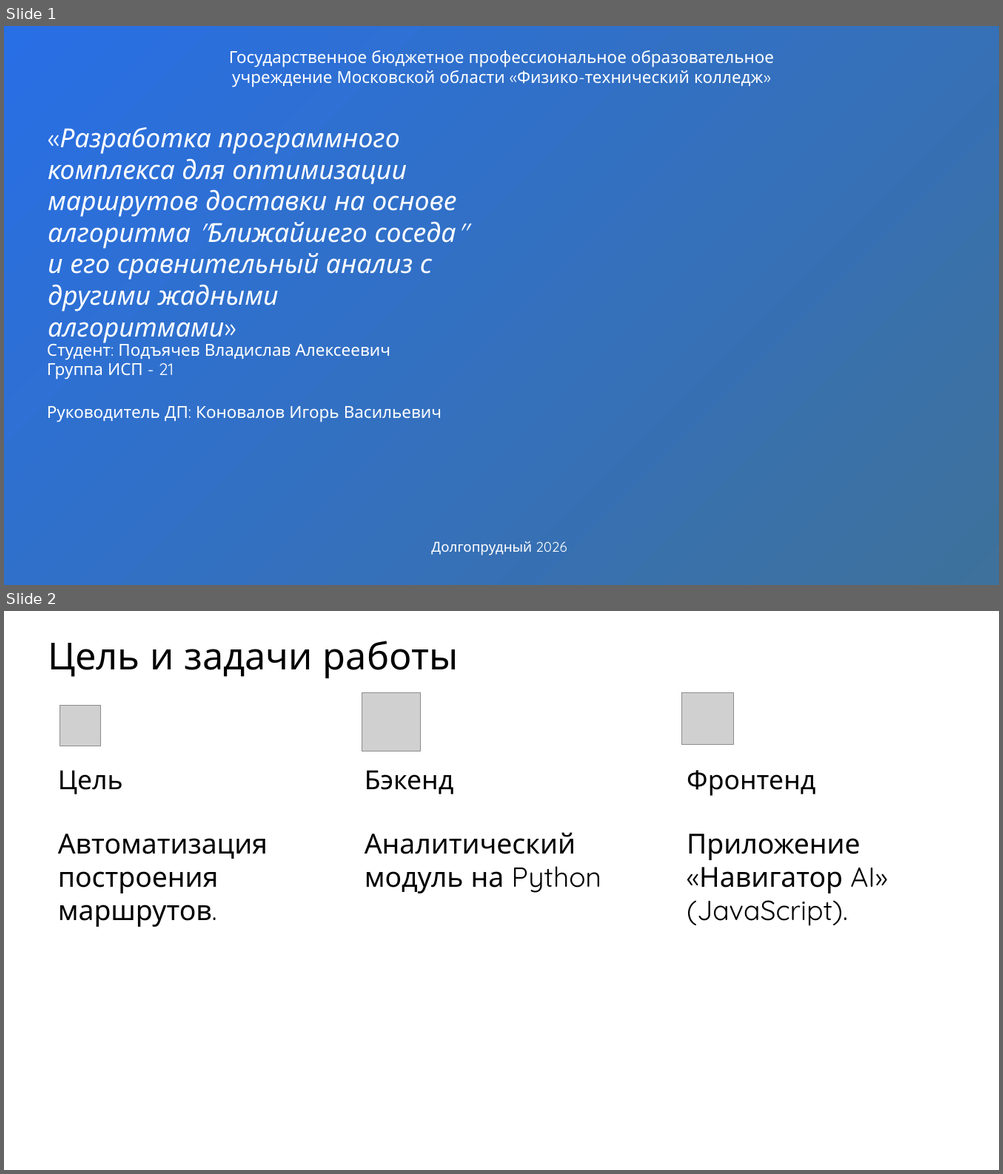
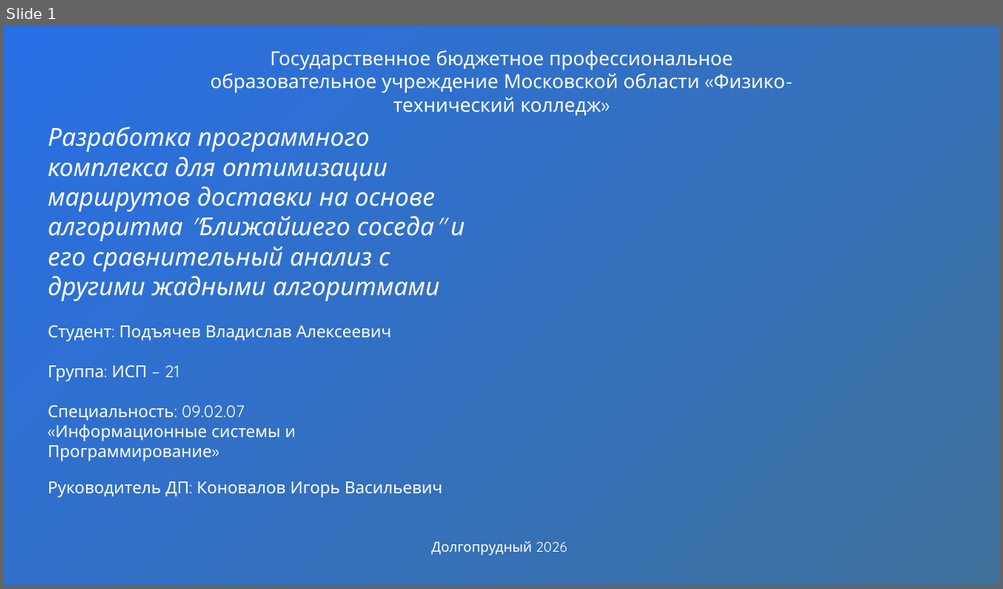
Before and after one commit to darinbtw/Machine_learning_to_optimize_processes_in_logistics, a slide deck: Презентация ДП Подъячев.pptx. Shown one above the other, each under a label of ours: slides 1 and 2 before the commit, slide 1 after it. The pictures are 1003x1174 and 1003x589 pixels, drawn with LibreOffice and Linux fonts; fonts in the diff are those of the drawing; grey boxes stand for pictures; background and template pictures are left out. Boxes give left, top, right and bottom in pixels: in the first picture for what was removed or moved away, otherwise in the second. Text is boxed around its words. In the diff, an @@ line names an element or a change of style, - is before the commit and + after.

```diff
--- a/Презентация ДП Подъячев.pptx
+++ b/Презентация ДП Подъячев.pptx
@@ slide 2 removed at bbox=[4, 611, 999, 1170], background #FFFFFF @@
@@ title removed at bbox=[48, 641, 458, 678] @@
-Цель и задачи работы
@@ picture removed at bbox=[362, 692, 420, 751] @@
@@ picture removed at bbox=[681, 692, 733, 744] @@
@@ picture removed at bbox=[60, 706, 100, 746] @@
@@ text removed at bbox=[58, 770, 267, 927] @@
-Цель
-Автоматизация построения маршрутов.
@@ text removed at bbox=[364, 770, 601, 894] @@
-Бэкенд
-Аналитический модуль на Python
@@ text removed at bbox=[686, 770, 887, 926] @@
-Фронтенд
-Приложение «Навигатор AI» (JavaScript).
@@ slide 1 changed as well @@
@@ text "Государственное бюджетное профессиональное образовательное у ...": place and size @@
-text "Государственное бюджетное профессиональное образовательное у ..." at bbox=[229, 50, 774, 87]
+text "Государственное бюджетное профессиональное образовательное у ..." at bbox=[210, 50, 785, 116]
@@ text "Государственное бюджетное профессиональное образовательное у ..." at bbox=[210, 50, 785, 116]: size 24 to 28 pt @@
@@ text at bbox=[48, 127, 464, 301]: text changed; size 38 to 36 pt @@
-«Разработка программного комплекса для оптимизации маршрутов доставки на основе алгоритма "Ближайшего соседа" и его сравнительный анализ с другими жадными алгоритмами»
+Разработка программного комплекса для оптимизации маршрутов доставки на основе алгоритма "Ближайшего соседа" и его сравнительный анализ с другими жадными алгоритмами
@@ text "Студент: Подъячев Владислав Алексеевич": place and size @@
-text "Студент: Подъячев Владислав Алексеевич" at bbox=[47, 340, 390, 380]
+text "Студент: Подъячев Владислав Алексеевич" at bbox=[48, 326, 391, 462]
@@ text at bbox=[48, 366, 296, 462]: text changed @@
-Группа ИСП - 21
+Группа: ИСП – 21
+Специальность: 09.02.07
+«Информационные системы и
+Программирование»
@@ text "Руководитель ДП: Коновалов Игорь Васильевич": place and size @@
-text "Руководитель ДП: Коновалов Игорь Васильевич" at bbox=[47, 406, 441, 423]
+text "Руководитель ДП: Коновалов Игорь Васильевич" at bbox=[48, 482, 442, 498]
```
Also in this commit, not shown: 1 other slide changed, 3 slides added, 4 other slides removed, 2 other files.
